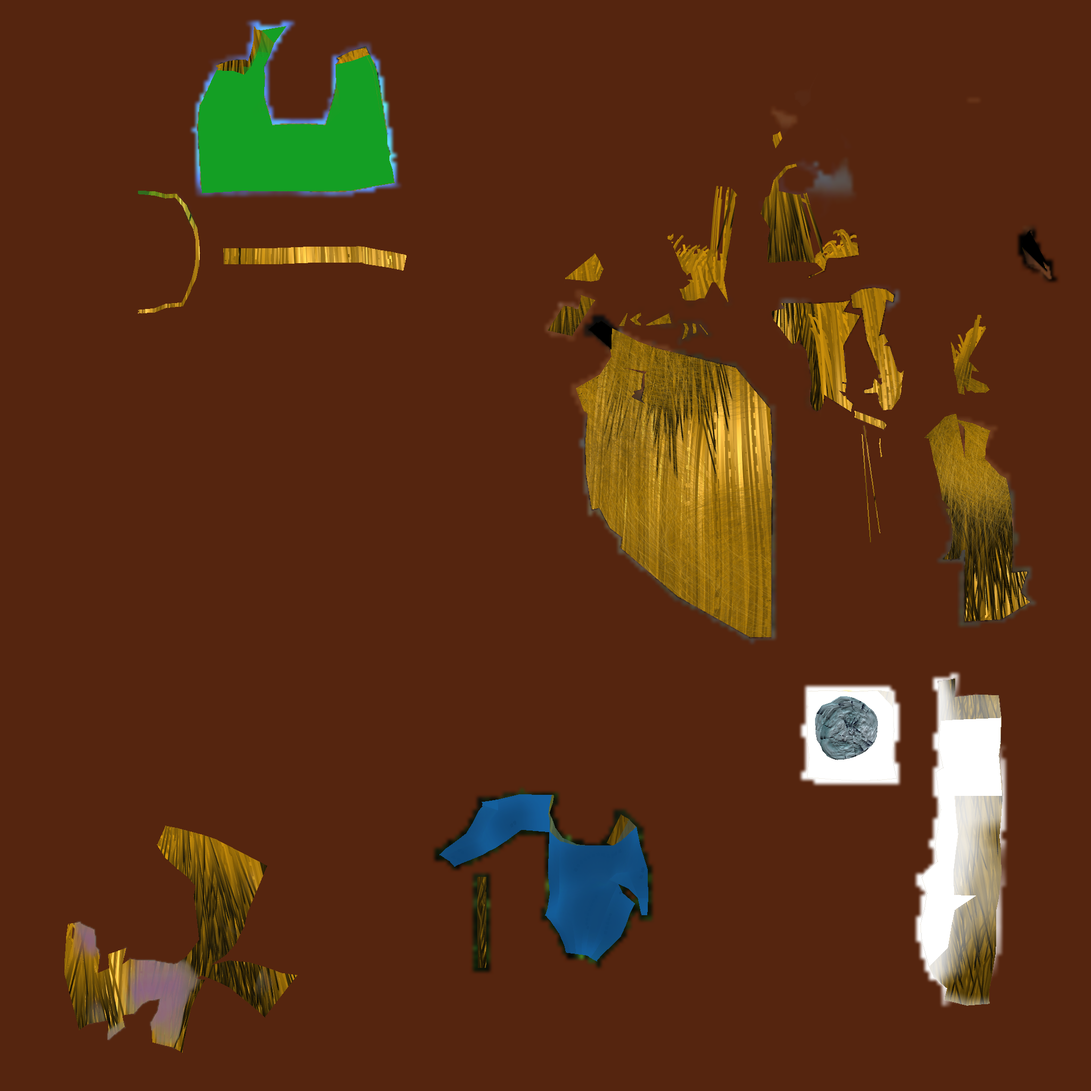
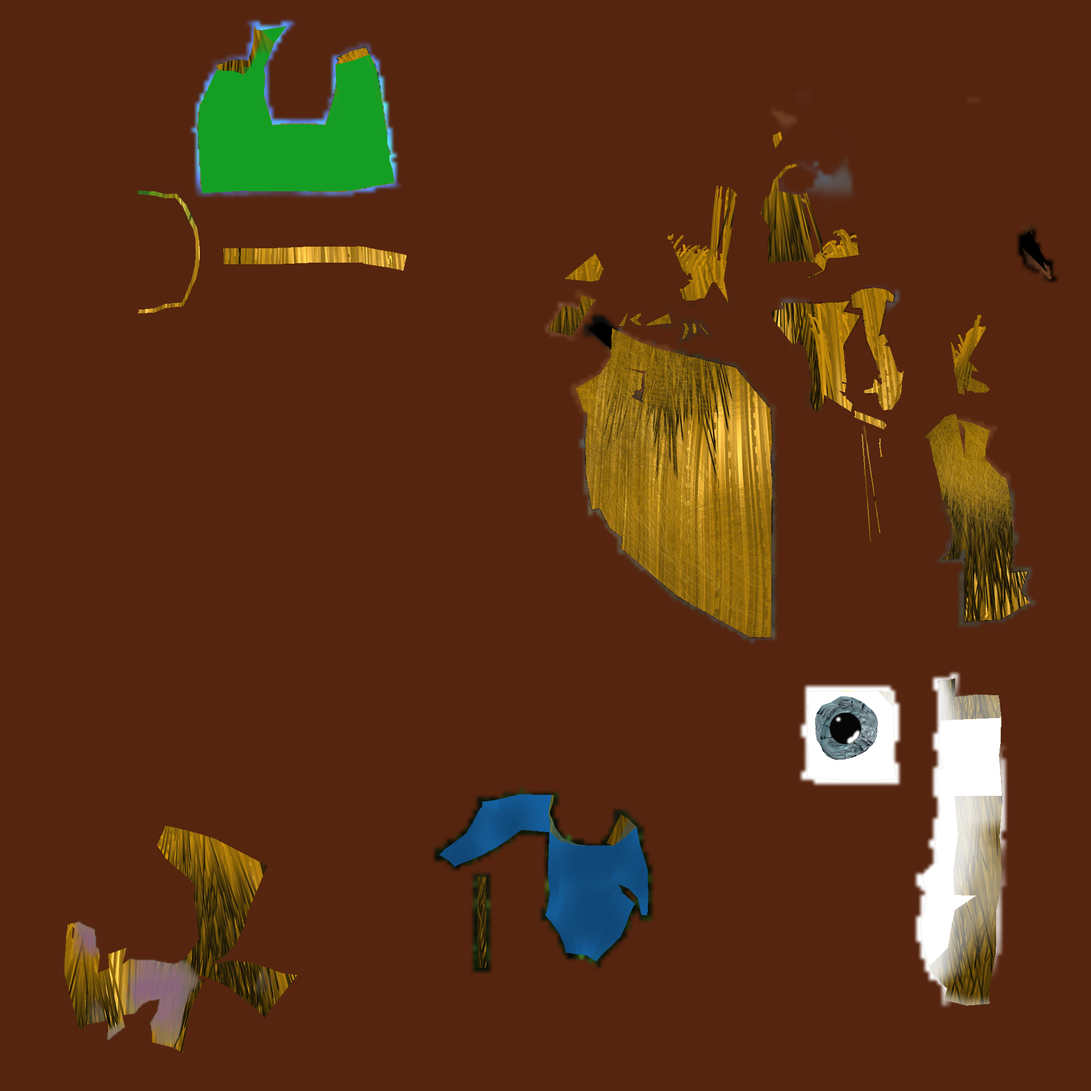
Revision of a layered 1091 × 1091 image; what changed, layer by layer:
painted on "Background" over left=829, top=712, right=863, bottom=746
